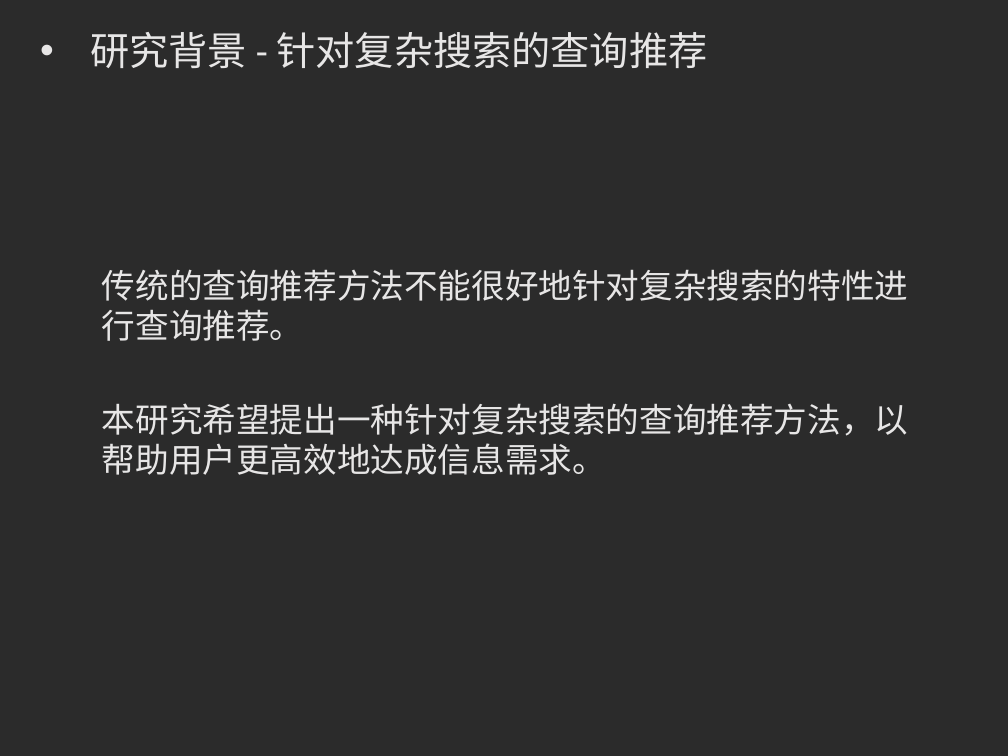
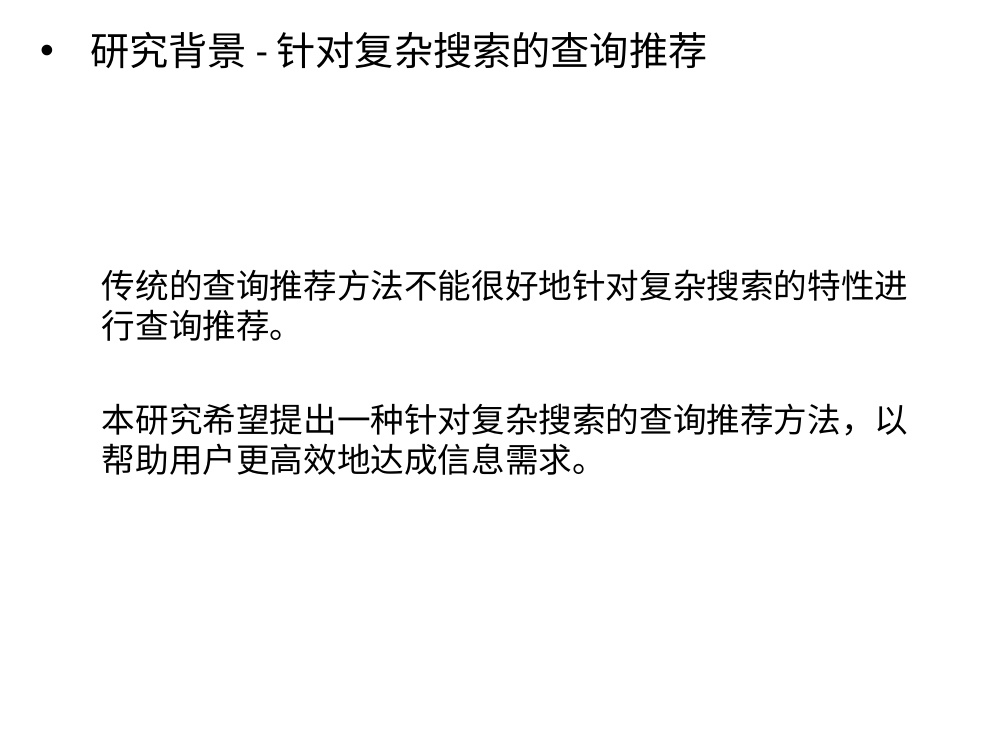
Before and after one commit to luxurymask/recommendation, a slide deck: slide 5 of phase5/答辩ppt.pptx. Drawn at 1008x756 pixels with LibreOffice and Linux fonts; fonts in the diff are those of the drawing; background and template pictures are left out; a plain dark background stands for a picture behind light text. Boxes give left, top, right and bottom in pixels: in the first picture for what was removed or moved away, otherwise in the second. Text is boxed around its words. In the diff, an @@ line names an element or a change of style, - is before the commit and + after.

```diff
--- a/phase5/答辩ppt.pptx
+++ b/phase5/答辩ppt.pptx
@@ background picture (left out) to #FFFFFF @@
@@ text colour #E7E6E6 to #000000 in 3 elements at (91, 32, 708, 69), (102, 269, 908, 341), (102, 403, 908, 475) @@
```
Also in this commit, not shown: 14 other slides changed, 7 slides added.
